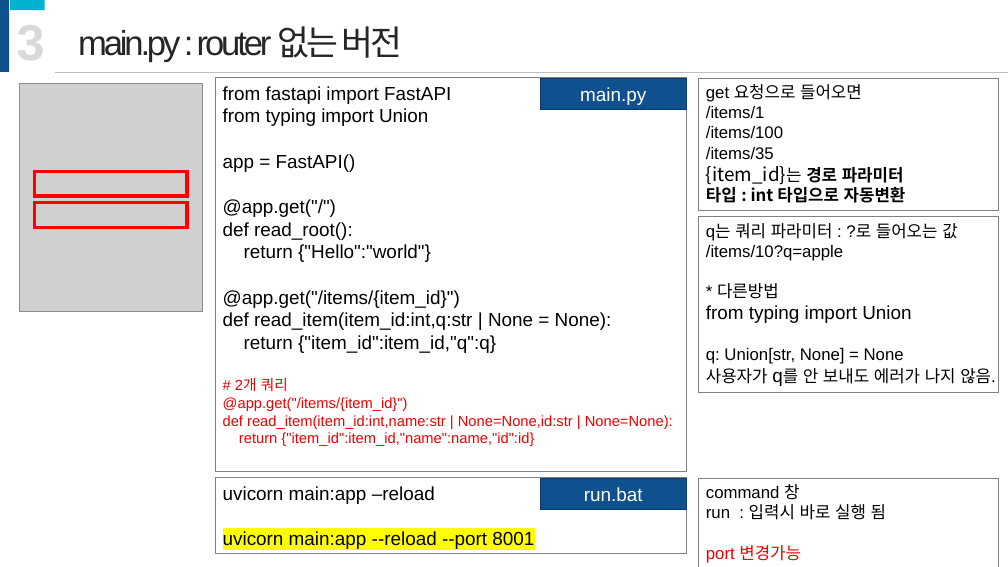
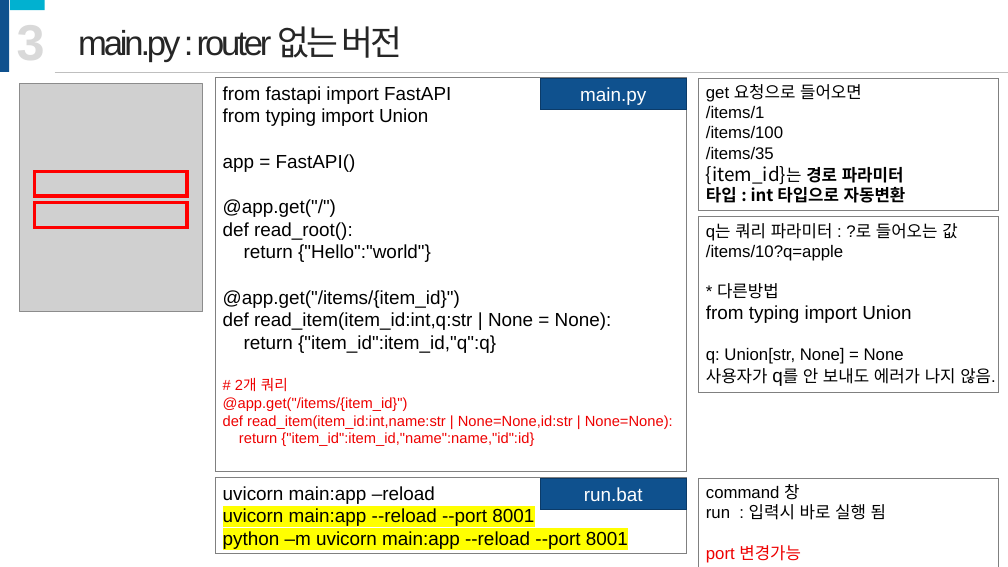
Before and after one commit to onulee/fastApi, a slide deck: slide 13 of fastApi강의.pptx. Drawn at 1008x567 pixels with LibreOffice and Linux fonts; fonts in the diff are those of the drawing; grey boxes stand for pictures. Boxes give left, top, right and bottom in pixels: in the first picture for what was removed or moved away, otherwise in the second. Text is boxed around its words. In the diff, an @@ line names an element or a change of style, - is before the commit and + after.

```diff
--- a/fastApi강의.pptx
+++ b/fastApi강의.pptx
@@ text in rectangle at <box>223,531,628,549</box>: paragraph added @@
+python –m uvicorn main:app --reload --port 8001
```
Also in this commit, not shown: 31 other slides changed, 4 slides added, 25 slides removed, 7 other files.
